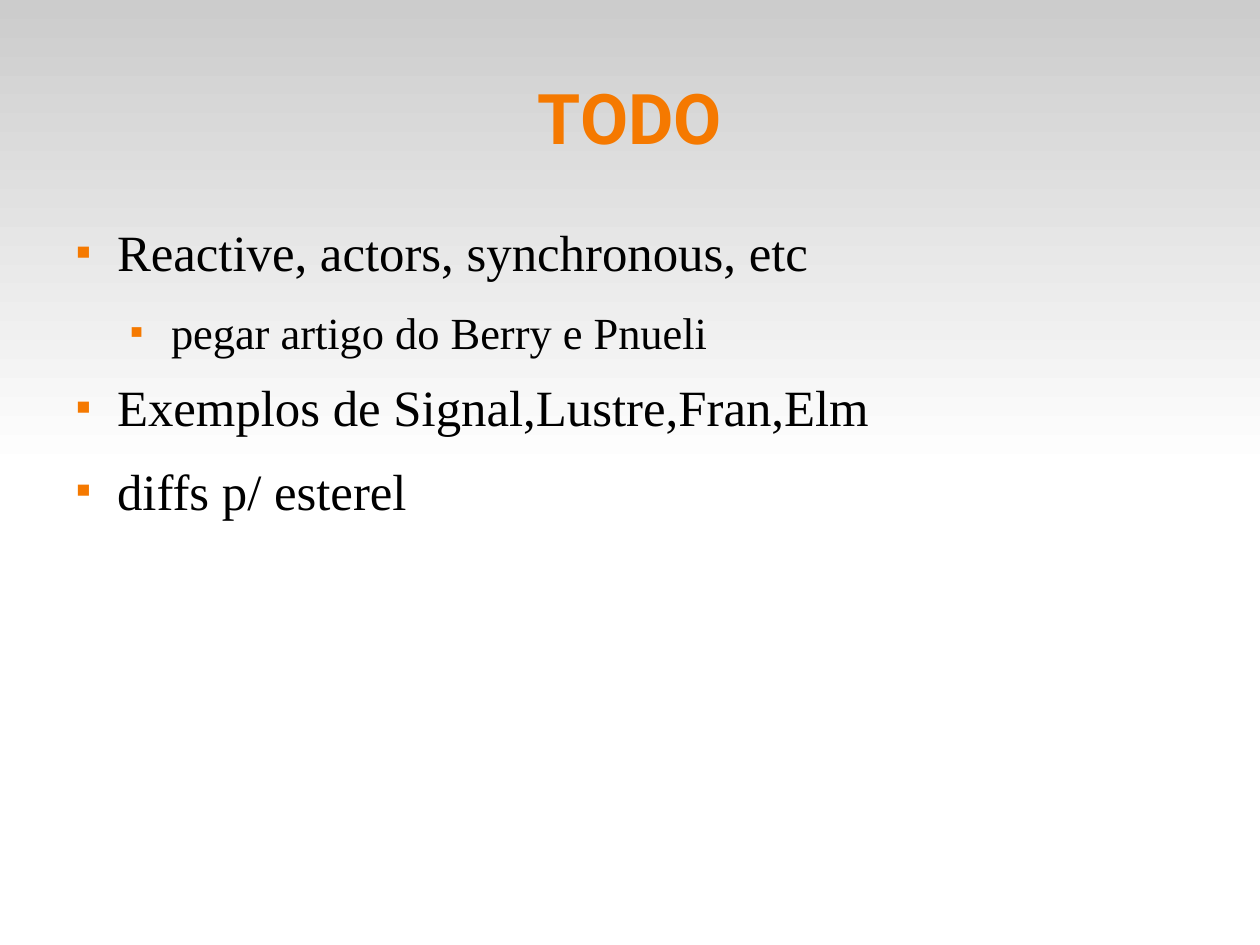
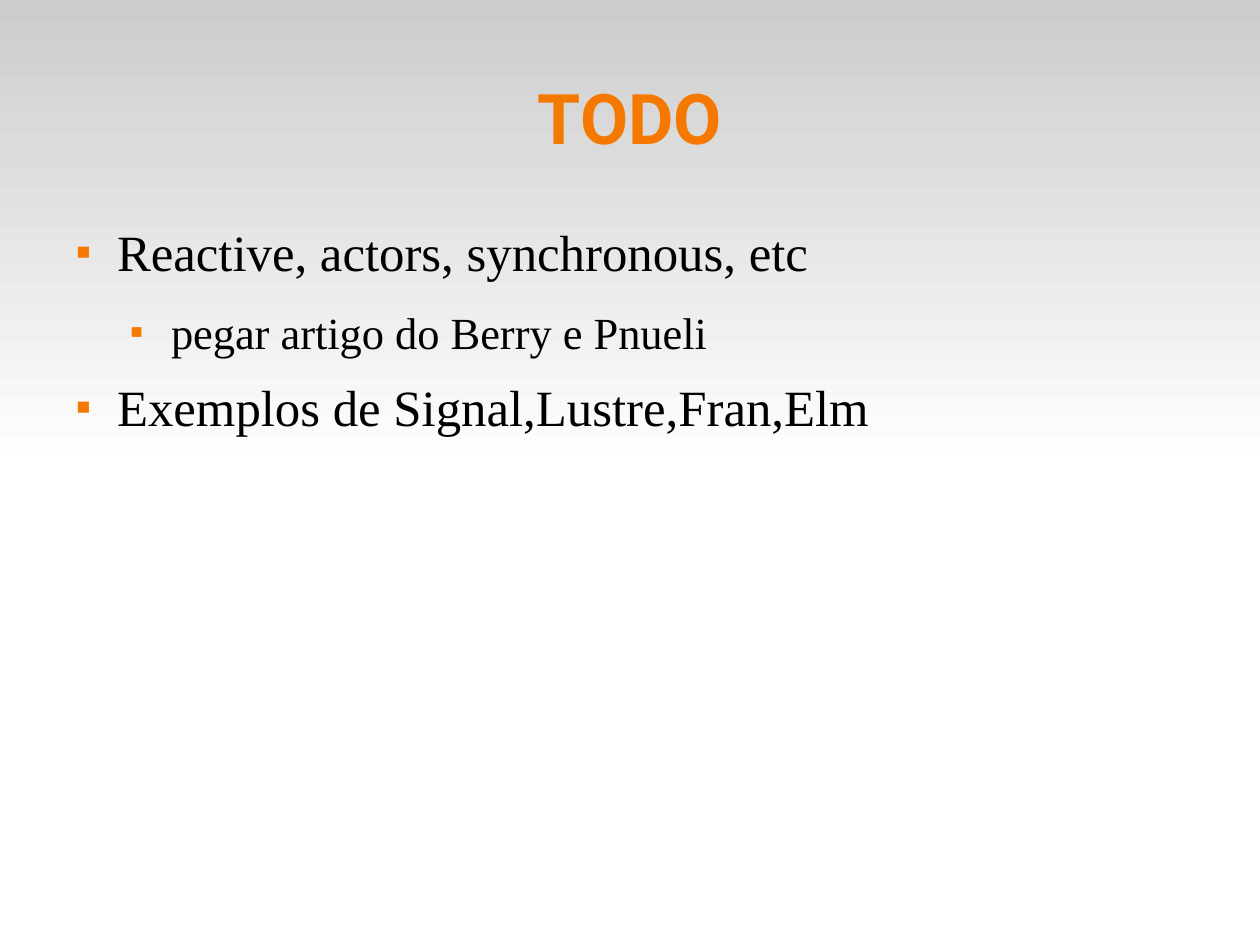
Before and after one commit to fsantanna-no/ceu-docs, a slide deck: slide 2 of ceu_wgld.odp. Drawn at 1260x945 pixels with LibreOffice and Linux fonts; fonts in the diff are those of the drawing. Boxes give left, top, right and bottom in pixels: in the first picture for what was removed or moved away, otherwise in the second. Text is boxed around its words. In the diff, an @@ line names an element or a change of style, - is before the commit and + after.

```diff
--- a/ceu_wgld.odp
+++ b/ceu_wgld.odp
@@ text at [117, 474, 406, 520]: paragraph removed @@
-■ diffs p/ esterel
```
Also in this commit, not shown: 2 other slides changed, 4 slides added, 1 slide removed, 17 other files.
